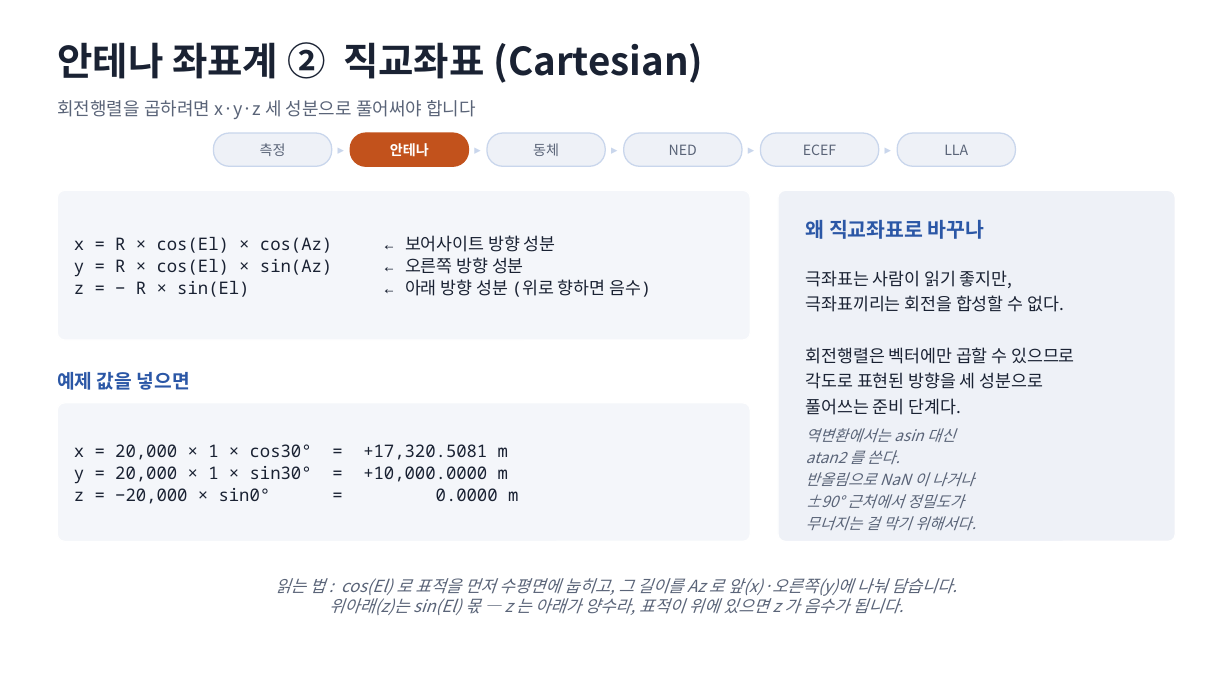
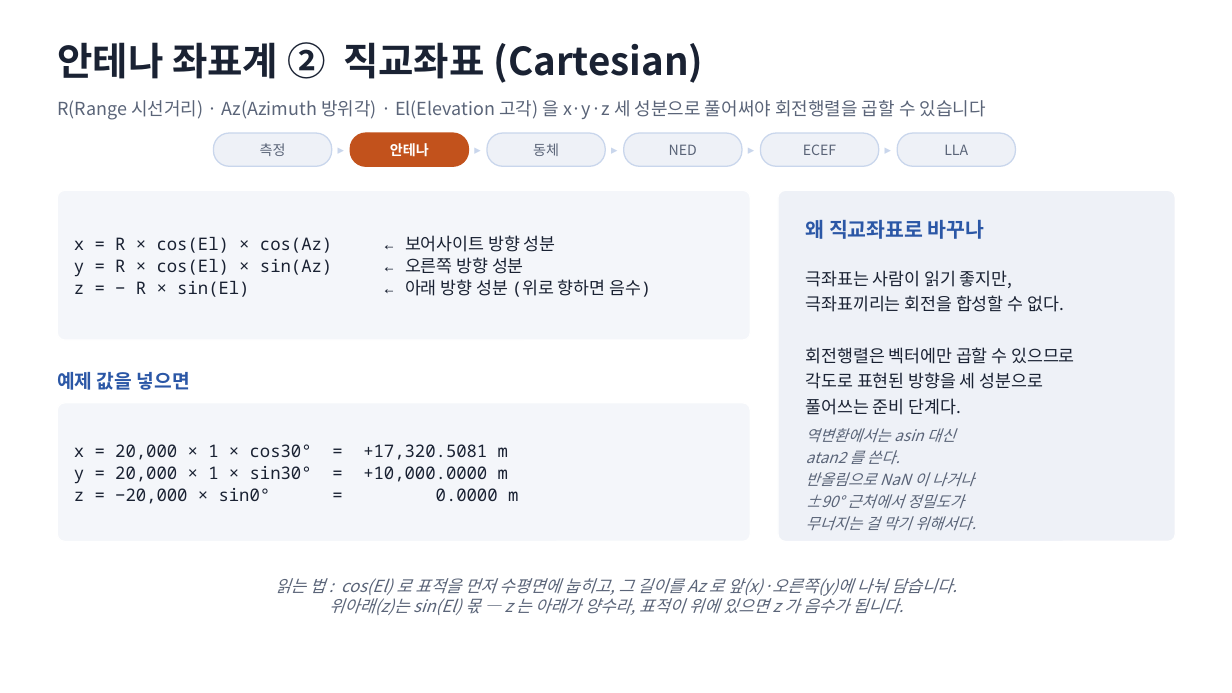
Before and after one commit to harley-hwan/IpcProc, a slide deck: slide 11 of Part2_CoordFrames/ref/산출물/Chapter2_coordinate_systems.pptx. Drawn at 1232x693 pixels with LibreOffice and Linux fonts; fonts in the diff are those of the drawing. Boxes give left, top, right and bottom in pixels: in the first picture for what was removed or moved away, otherwise in the second. Text is boxed around its words. In the diff, an @@ line names an element or a change of style, - is before the commit and + after.

Commit message:
Chapter2: 영어 약어를 정의하는 장에서 풀어쓰기, R/Az/El 설명 추가

```diff
--- a/Part2_CoordFrames/ref/산출물/Chapter2_coordinate_systems.pptx
+++ b/Part2_CoordFrames/ref/산출물/Chapter2_coordinate_systems.pptx
@@ text at (57,100,986,120): text changed @@
-회전행렬을 곱하려면 x·y·z 세 성분으로 풀어써야 합니다
+R(Range 시선거리) · Az(Azimuth 방위각) · El(Elevation 고각) 을 x·y·z 세 성분으로 풀어써야 회전행렬을 곱할 수 있습니다
```
Also in this commit, not shown: 8 other slides changed, 7 other files.
